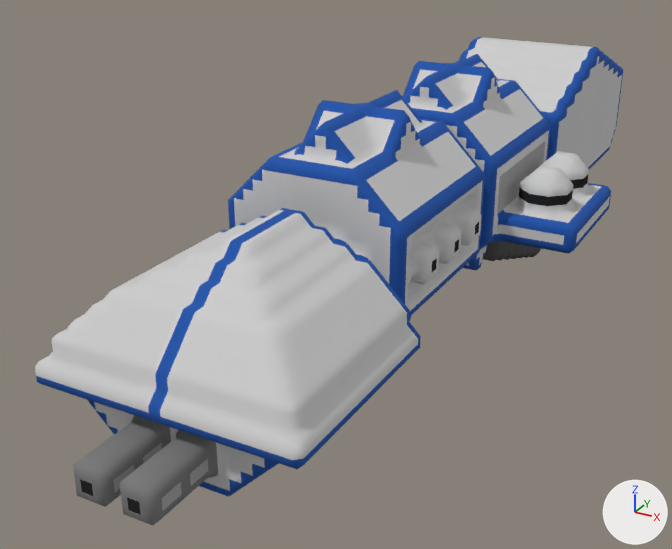
Renders of the OBJ model src/jsMain/resources/meshes/diadochi-3-morgoth-class.obj from each side of a commit.
The view is the same before and after, from a 50 mm lens placed at (37.1, -88.8, 32.2), pointed at (-7.1, -8.4, -8.0). The axes (+X, +Y, +Z) are drawn at lower right. The lights are the same throughout. Where no turn or scale is listed for an object, it has been applied to the vertices.

In view in the first picture: 'diadochi-3-morgoth-class'.
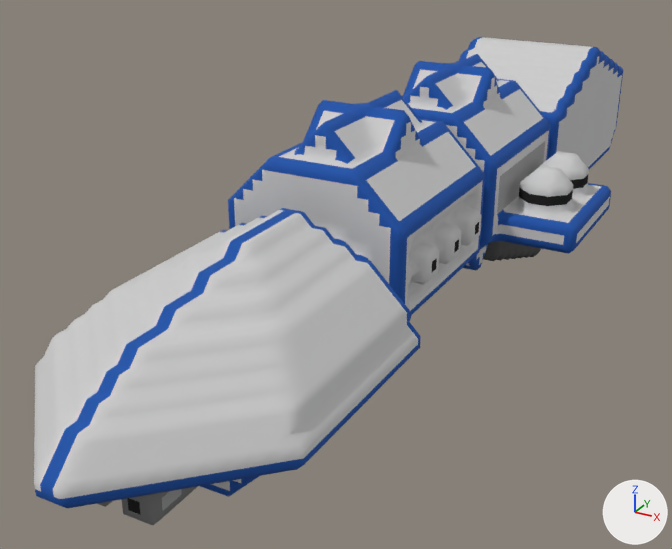
The newer file is also turned or shifted as a whole; pictures and numbers use the older file's frame.

The edits, one by one:
me_diadochi_3_morgoth_class is used by ob_diadochi_3_morgoth_class; location (0.0, 0.0, 0.0).
me_diadochi_3_morgoth_class had 14602 vertices, 29208 faces and spanned x -16.5..16.5, y -52.1..51.9, z -21.1..12.9.
me_diadochi_3_morgoth_class now has 15133 vertices, 30270 faces and spans x -16.5..16.5, y -57.1..51.9, z -21.1..12.9.
me_diadochi_3_morgoth_class part 1: 84 vertices moved from x -10.0..10.0, y -47.1..-39.1, z -2.6..5.4 to x -10.5..10.5, y -55.6..-39.6, z -3.1..5.9; 234 vertices removed from x -10.5..10.5, y -47.1..-27.6, z -3.1..5.4; 765 vertices added at x -10.5..10.5, y -57.1..-26.7, z -3.3..5.9.
me_diadochi_3_morgoth_class part 2: 232 kept faces spanning x -10.5..10.5, y -54.6..-29.1, z -3.3..-3.1 get new texture (UV) coordinates.

What differs and where, as boxes [x1, y1, x2, y2] in the pictures (672 x 549 px):
'diadochi-3-morgoth-class', reshaped: before [35, 37, 623, 525]; after [34, 37, 623, 525]
part 1 of me_diadochi_3_morgoth_class, built on: before [35, 257, 304, 469]; after [34, 257, 298, 508]
part 2 of me_diadochi_3_morgoth_class, surface changed: before [68, 347, 283, 465]
